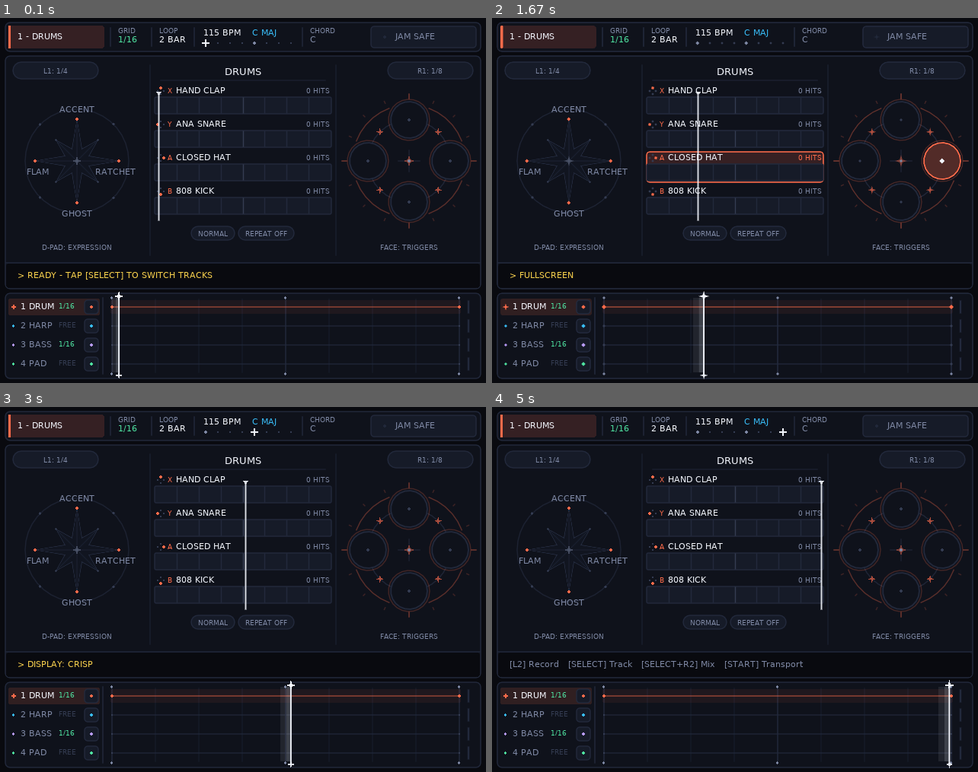
Above: before the commit, frames 1-4 (two rows, left to right).
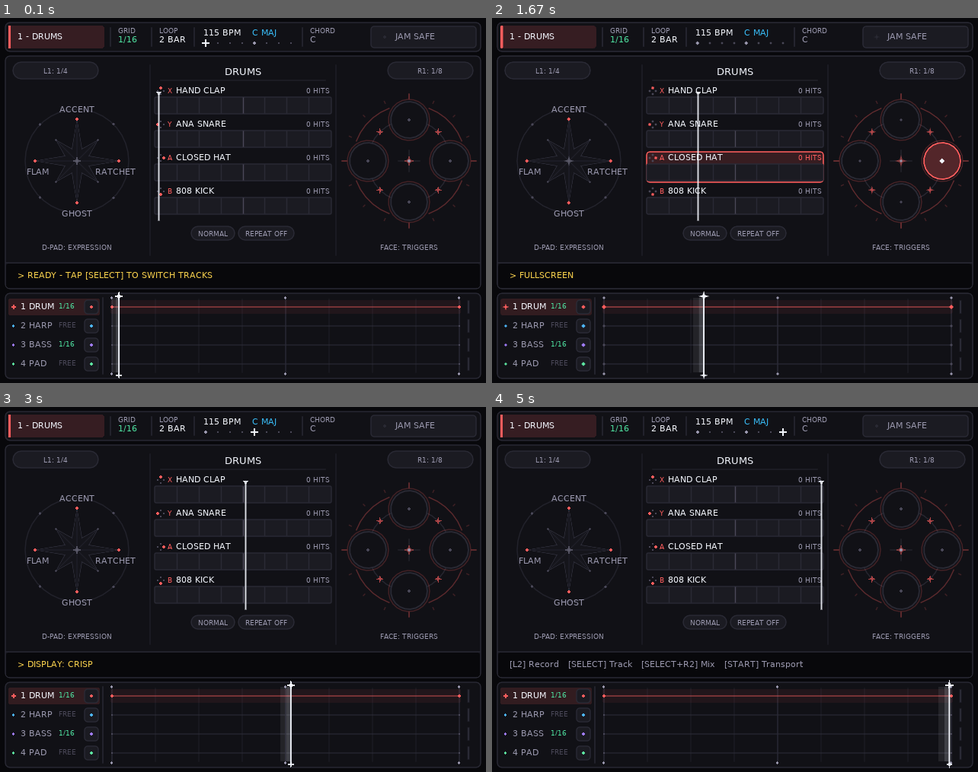
Above: after the commit, the same moments.

Repository: nowitstime/pockimusi
Game: LÖVE game, started from pocketgroove/main.lua
Two runs of this game, one before a commit and one after it. Both use one fixed random seed, a clock stepped at 60 frames per second and the inputs below.
Inputs:
- Up to frame 1 (0.1 s): no input
- Up to frame 2 (1.67 s): hold F9 0.33-0.8 s; hold Right 0.33-0.8 s; tap Space at 0.83 s; tap Keypad Enter at 1.17 s; hold F11 from 1.5 s (still down); hold Right from 1.5 s (still down)
- Up to frame 3 (3 s): release F11 at 1.97 s; release Right at 1.97 s; tap Enter at 2 s; tap F9 at 2.33 s
- Up to frame 4 (5 s): no input

The runs differ from the first frame. In frame 1, 0.4% of the frame differs, in the area x 2-95%, y 2-98%; in frame 2, 0.3%; in frame 3, 0.4%; in frame 4, 0.5%.

Commit message:
feat(ui): near-black ground and a colour per instrument
Config.INST_COLORS gives every instrument its own colour, grouped by family;
Chrome:trackColor(slot) picks the colour of the instrument in the slot for
the stage, top bar, mixer and tape deck. Config.shade(c, k) makes flat dark
shades of a colour. The ground, panels and hairlines go darker and more
neutral.

Co-Authored-By: Claude Opus 5.5 <noreply@anthropic.com>
Claude-Session: https://claude.ai/code/session_01BCDLSuMWTaXbgzY6MKE8x8

Diff:
--- a/pocketgroove/src/config.lua
+++ b/pocketgroove/src/config.lua
@@ -18,13 +18,13 @@
     LAB = true,
 
     COLORS = {
-        BG         = { 0x09 / 255, 0x0A / 255, 0x0F / 255, 1.0 }, -- #090A0F (Obsidian Space)
-        PANEL      = { 0x0F / 255, 0x12 / 255, 0x1B / 255, 1.0 }, -- #0F121B (Deep Space Panel)
-        PANEL_HI   = { 0x16 / 255, 0x1B / 255, 0x28 / 255, 1.0 }, -- #161B28 (Astral Highlight)
-        GRID       = { 0x22 / 255, 0x29 / 255, 0x3C / 255, 1.0 }, -- #22293C (Starlight Wireframe Line)
+        BG         = { 0x08 / 255, 0x08 / 255, 0x0B / 255, 1.0 }, -- #08080B (near-black ground)
+        PANEL      = { 0x11 / 255, 0x11 / 255, 0x16 / 255, 1.0 }, -- #111116 (panel)
+        PANEL_HI   = { 0x1B / 255, 0x1B / 255, 0x22 / 255, 1.0 }, -- #1B1B22 (raised panel)
+        GRID       = { 0x2A / 255, 0x2A / 255, 0x35 / 255, 1.0 }, -- #2A2A35 (hairlines)
         TEXT       = { 0xF2 / 255, 0xF5 / 255, 0xFC / 255, 1.0 }, -- #F2F5FC (Pure Starlight)
-        MUTED      = { 0x7E / 255, 0x88 / 255, 0xA4 / 255, 1.0 }, -- #7E88A4 (Stardust Muted)
-        DIM        = { 0x34 / 255, 0x3C / 255, 0x52 / 255, 1.0 }, -- #343C52 (Cosmic Dim)
+        MUTED      = { 0x9A / 255, 0x98 / 255, 0xAE / 255, 1.0 }, -- #9A98AE (muted text)
+        DIM        = { 0x4A / 255, 0x48 / 255, 0x58 / 255, 1.0 }, -- #4A4858 (dim marks)
         ORANGE     = { 0xFF / 255, 0x6B / 255, 0x4A / 255, 1.0 }, -- #FF6B4A (Sunset Ember / Rec / Drums)
         CYAN       = { 0x38 / 255, 0xBD / 255, 0xF8 / 255, 1.0 }, -- #38BDF8 (Moonlight Azure / Chord Harp)
         VIOLET     = { 0xB8 / 255, 0x9B / 255, 0xFA / 255, 1.0 }, -- #B89BFA (Nebula Lavender / Bass)
@@ -49,6 +49,42 @@
     NEW       = Config.COLORS.RED,
 }
 
+-- Each instrument's own colour, grouped by family: rhythm warm, chords cool
+-- and gold, bass violet, leads pink / lilac / periwinkle / brass, texture mint.
+-- The stage, top bar and tape deck take the colour of the instrument in the
+-- slot (Chrome:trackColor); TRACK_COLORS is the fallback for an unknown one.
+local function hex(h)
+    return { tonumber(h:sub(1, 2), 16) / 255, tonumber(h:sub(3, 4), 16) / 255, tonumber(h:sub(5, 6), 16) / 255, 1.0 }
+end
+Config.INST_COLORS = {
+    drums = hex("FF5D5D"), hands = hex("FF9548"),
+    harp = hex("4DB6FF"), chords = hex("FFD84D"), strum = hex("38D9C6"),
+    bass = hex("A07CFF"),
+    lead = hex("FF7AC6"), dial = hex("D59BFF"), slide = hex("7FA6FF"), valves = hex("FFB648"),
+    pad = hex("5CE3A0"),
+    fingers = hex("DCE3F5"),
+}
+
+-- A colour at strength k over black, for flat dark fills: 0.12 = the stage
+-- behind an instrument, 0.5 = a quiet line, 1 = the colour itself
+local shadeCache = setmetatable({}, { __mode = "k" })
+function Config.shade(c, k)
+    local row = shadeCache[c]
+    if not row then
+        row = {}
+        shadeCache[c] = row
+    end
+    local key = math.floor(k * 100 + 0.5)
+    local s = row[key]
+    if not s then
+        local b = Config.COLORS.BG
+        k = key / 100
+        s = { b[1] + (c[1] - b[1]) * k, b[2] + (c[2] - b[2]) * k, b[3] + (c[3] - b[3]) * k, 1.0 }
+        row[key] = s
+    end
+    return s
+end
+
 Config.TRACK_COLORS = {
     Config.COLORS.ORANGE,
     Config.COLORS.CYAN,
--- a/pocketgroove/src/ui/chrome/mixer.lua
+++ b/pocketgroove/src/ui/chrome/mixer.lua
@@ -36,7 +36,7 @@
         local lvl = isMaster and Synth.masterVolume or trk.volume
         local isSelected = (Modes.mixTrack == i)
         local isMuted = not isMaster and trk.muted or false
-        local col = isMaster and C.TEXT or Config.TRACK_COLORS[i]
+        local col = isMaster and C.TEXT or self:trackColor(i)
 
         if isSelected then
             self:setColor(col, 0.22)
--- a/pocketgroove/src/ui/chrome/prims.lua
+++ b/pocketgroove/src/ui/chrome/prims.lua
@@ -145,6 +145,12 @@
     return self.VIEW_KINDS[kind] and kind or "lab"
 end
 
+-- The colour of the instrument in a track slot
+function Chrome:trackColor(slot)
+    local def = Instruments:getTrackInstrument(slot)
+    return (def and Config.INST_COLORS[def.id]) or Config.TRACK_COLORS[slot]
+end
+
 function Chrome:isPlayMode(mode)
     return mode == "NORMAL" or mode == "REC_LATCH" or mode == "REC_HOLD"
 end
--- a/pocketgroove/src/ui/chrome/stage.lua
+++ b/pocketgroove/src/ui/chrome/stage.lua
@@ -32,7 +32,7 @@
     local sl = Looper.activeTrack
     local track = Looper.tracks[sl]
     local def, state = Instruments:getTrackInstrument(sl)
-    local instCol = Config.TRACK_COLORS[sl]
+    local instCol = self:trackColor(sl)
     local mode = Modes.current or "NORMAL"
     local playMode = self:isPlayMode(mode)
     local accent = self:getAccent(mode, instCol)
--- a/pocketgroove/src/ui/chrome/tapedeck.lua
+++ b/pocketgroove/src/ui/chrome/tapedeck.lua
@@ -76,7 +76,7 @@
 
 function Chrome:drawTapeDeck()
     local C = Config.COLORS
-    local activeCol = Config.TRACK_COLORS[Looper.activeTrack]
+    local activeCol = self:trackColor(Looper.activeTrack)
     local lx = 148
     local lw = 456
     local totalSixteenths = Looper:getTotalSixteenths()
@@ -103,7 +103,7 @@
         local ry = 369 + (tIdx - 1) * 25
         local cy = ry + 11
         local isSel = (Looper.activeTrack == tIdx)
-        local tColor = Config.TRACK_COLORS[tIdx]
+        local tColor = self:trackColor(tIdx)
         local track = Looper.tracks[tIdx]
         local grid = Looper:getTrackGrid(tIdx)
 
--- a/pocketgroove/src/ui/chrome/topbar.lua
+++ b/pocketgroove/src/ui/chrome/topbar.lua
@@ -31,7 +31,7 @@
     local C = Config.COLORS
     local sl = Looper.activeTrack
     local track = Looper.tracks[sl]
-    local instCol = Config.TRACK_COLORS[sl]
+    local instCol = self:trackColor(sl)
     local grid = Looper:getTrackGrid(sl)
     local mode = Modes.current or "NORMAL"
 
